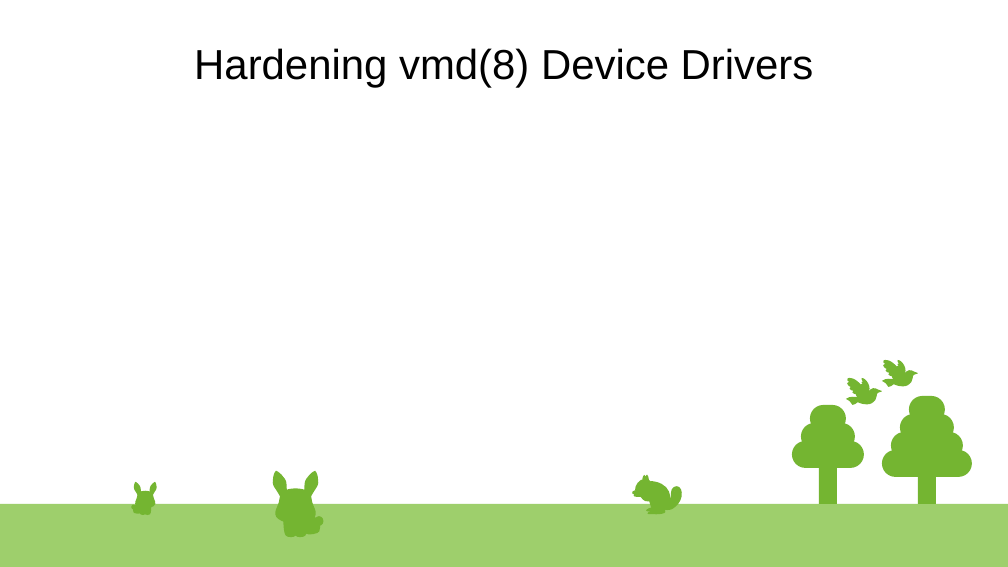
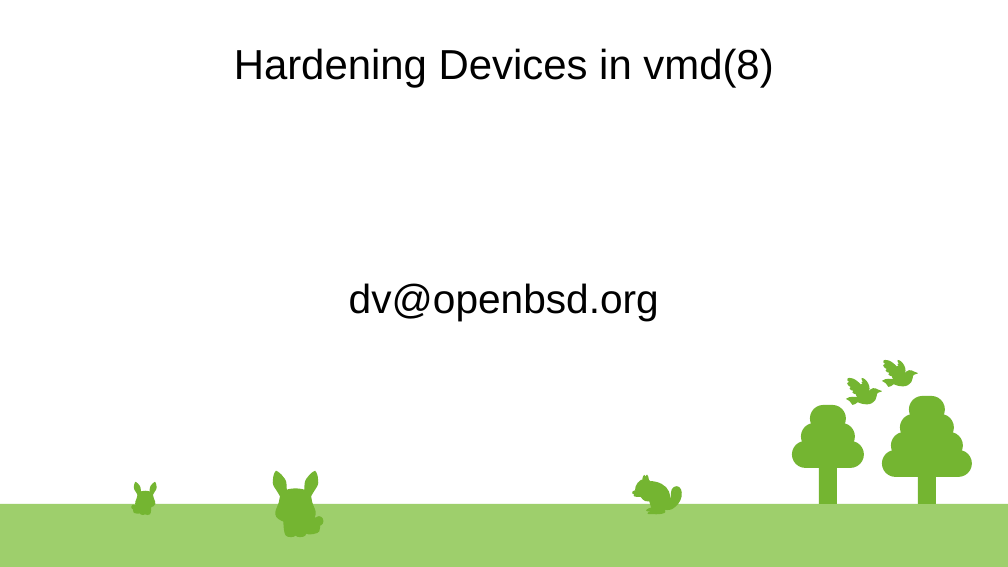
Before and after one commit to voutilad/asiabsdcon2023, a slide deck: slide 1 of hardening_vmd_devices.odp. Drawn at 1008x567 pixels with LibreOffice and Linux fonts; fonts in the diff are those of the drawing. Boxes give left, top, right and bottom in pixels: in the first picture for what was removed or moved away, otherwise in the second. Text is boxed around its words. In the diff, an @@ line names an element or a change of style, - is before the commit and + after.

```diff
--- a/hardening_vmd_devices.odp
+++ b/hardening_vmd_devices.odp
@@ title at bbox=[234, 48, 773, 88]: text changed @@
-Hardening vmd(8) Device Drivers
+Hardening Devices in vmd(8)
@@ subtitle added at bbox=[349, 283, 659, 320], 32 pt, text #000000 @@
+dv@openbsd.org
```
Also in this commit, not shown: 1 other file.
